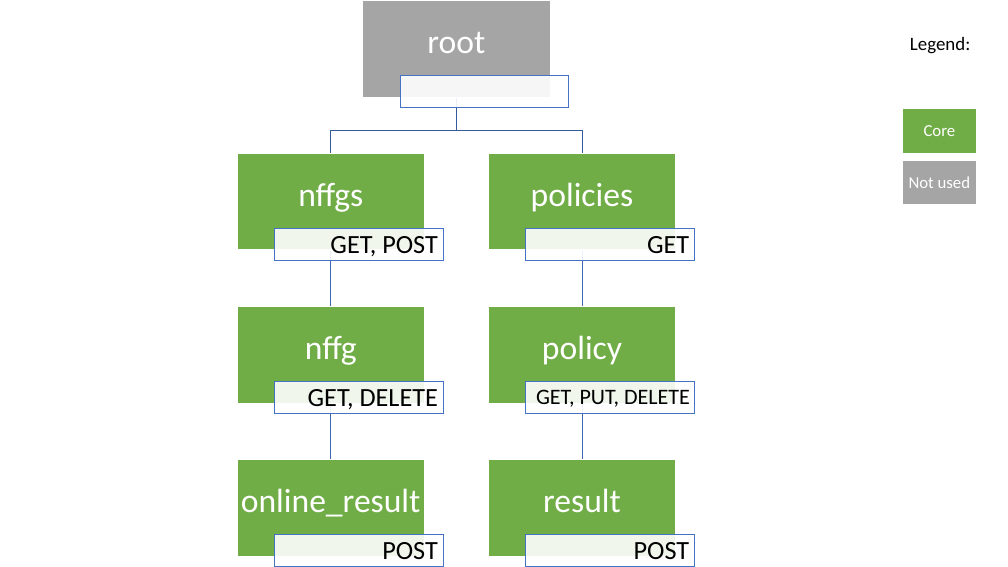
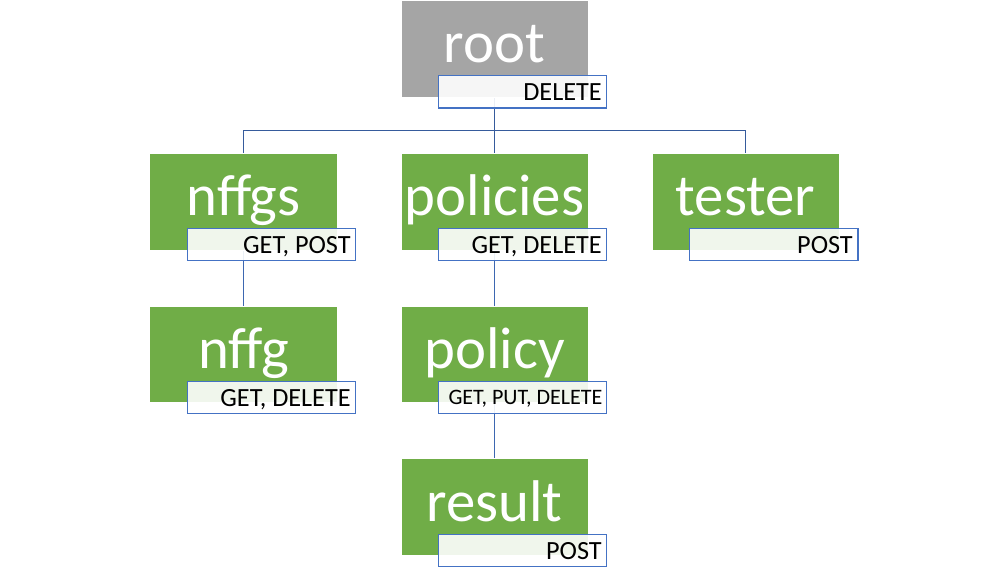
Before and after one commit to MartinoMensio/DP2-Labs, a slide deck: slide 1 of Assignment_3/doc-files/resources_chart.pptx. Drawn at 1008x567 pixels with LibreOffice and Linux fonts; fonts in the diff are those of the drawing. Boxes give left, top, right and bottom in pixels: in the first picture for what was removed or moved away, otherwise in the second. Text is boxed around its words. In the diff, an @@ line names an element or a change of style, - is before the commit and + after.

```diff
--- a/Assignment_3/doc-files/resources_chart.pptx
+++ b/Assignment_3/doc-files/resources_chart.pptx
@@ text removed at box(910, 37, 970, 54) @@
-Legend:
@@ 2 rectangles, 1 text: place and size @@
-2 rectangles, 1 text at box(363, 0, 569, 108)
+2 rectangles, 1 text at box(402, 0, 607, 108)
@@ text added at box(523, 83, 601, 100), 25 pt, text #000000 @@
+DELETE
@@ freeform shape: place and size @@
-freeform shape at box(331, 97, 457, 153)
+freeform shape at box(243, 98, 495, 154)
@@ freeform shape: place and size @@
-freeform shape at box(457, 97, 582, 153)
+freeform shape at box(491, 98, 498, 154)
@@ freeform shape added at box(495, 98, 746, 154), outline #365B9D 1 pt @@
@@ text added at box(676, 178, 815, 229), 56 pt, text #FFFFFF @@
+tester
@@ group removed at box(903, 109, 976, 204): 2 rectangles, 2 texts @@
-Core
-Not used
@@ text at box(472, 236, 601, 256): text changed @@
-GET
+GET, DELETE
@@ 2 rectangles, 1 text: place and size @@
-2 rectangles, 1 text at box(237, 459, 443, 567)
+2 rectangles, 1 text at box(653, 154, 858, 261)
@@ 10 rectangles, 9 texts, 3 freeform shapes: place and size @@
-10 rectangles, 9 texts, 3 freeform shapes at box(237, 154, 695, 567)
+10 rectangles, 9 texts, 3 freeform shapes at box(150, 154, 607, 567)
@@ size 32 to 56 pt; more space between paragraphs in 6 elements at box(444, 25, 545, 76), box(405, 174, 584, 229), box(424, 327, 564, 382), box(427, 480, 563, 535), box(187, 174, 301, 229), box(198, 327, 289, 382) @@
@@ freeform shape removed at box(327, 403, 335, 459) @@
@@ text removed at box(241, 488, 421, 517) @@
-online_result
```
Also in this commit, not shown: 11 other files.
